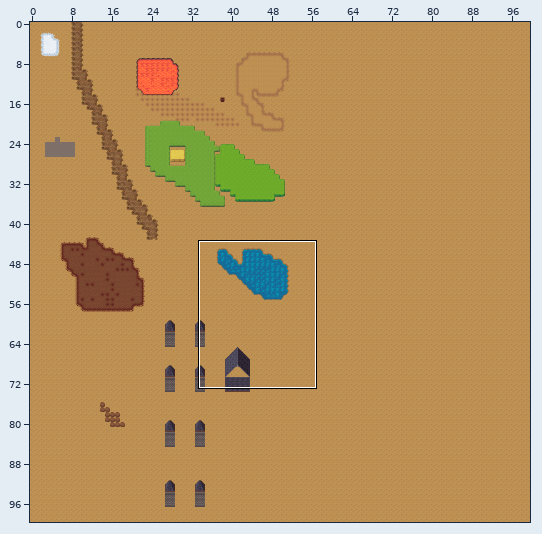
Two states of a Tiled map, data/maps/sample1.tmx. Above: a wide view before the commit, with the close-up outlined.
Close-up. As it was:
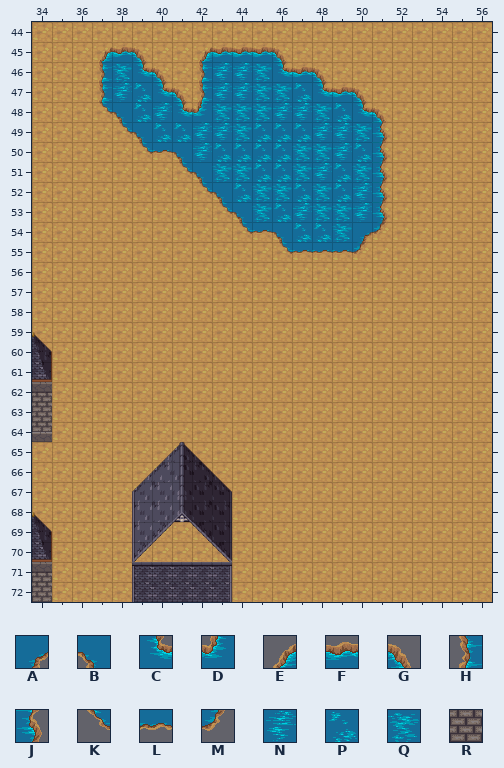
Cells are 32x32 px. Shown: x 34..56, y 44..72. The commit also changed other parts of the map, which this record leaves out.
Key: from "Terrain": A 28, B 29, C 60, D 61, E 91, F 92, G 93, H 123, J 125, K 155, L 156, M 157, N 187, P 188, Q 189; from "city_outside": R 255.
_ is an empty cell.
Layers that did not change in this view are not listed.
Layer "ground_2" before, first column x 34:
44 _______________________
45 ___EFG__EFFFG__________
46 ___HQCG_HNNQCFG________
47 ___HNPCGHNNQQPCFG______
48 ___KBPNCDQQQNNQPCG_____
49 ____KBPPNNQPPPNNQJ_____
50 _____KLBNPPPPQQNPJ_____
51 _______KBQQPPQNPQJ_____
52 ________KBPQQPQPNJ_____
53 _________KBQPNQQNJ_____
54 __________KLBPPQAM_____
55 ____________KLLLM______
56 _______________________
57 _______________________
58 _______________________
59 _______________________
60 _______________________
61 _______________________
62 _______________________
63 _______________________
64 _______________________
65 _______________________
66 _______________________
67 _______________________
68 _______________________
69 _______________________
70 _______________________
71 _______________________
72 _______________________
New version:
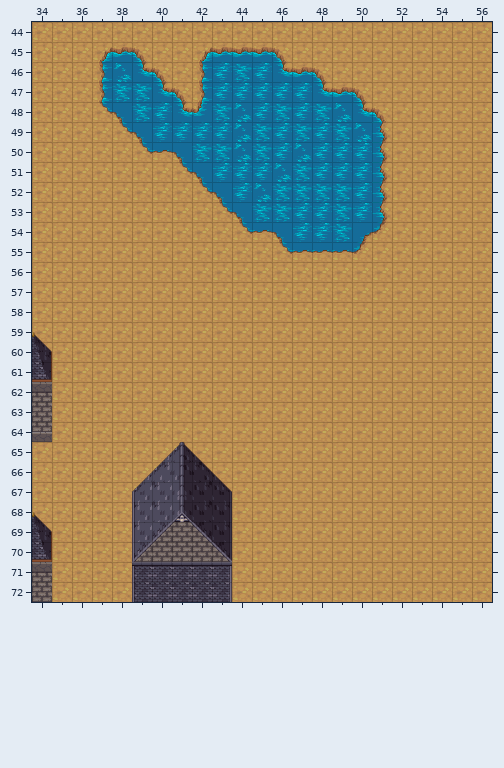
The exact change:
Layer "ground_2":
y 46: x 38 Q -> _; x 44..45 NQ -> __
y 47: x 38..39 NP -> __; x 45..47 QQP -> ___
y 48: x 39 P -> _; x 44..46 QQN -> ___
y 49: x 40..41 PP -> __; x 44..47 QPPP -> ____; x 49..50 NQ -> __
y 50: x 42..43 NP -> __; x 45..48 PPQQ -> ____; x 50 P -> _
y 51: x 43..45 QQP -> ___; x 49..50 PQ -> __
y 52: x 44..45 PQ -> __; x 47 P -> _; x 49 P -> _
y 53: x 46 P -> _; x 48 Q -> _
y 54: x 47..48 PP -> __
y 69: x 40..42 ___ -> RRR
y 70: x 39..43 _____ -> RRRRR
Layer "blocking":
y 46: x 38 _ -> P; x 44..45 __ -> QN
y 47: x 38..39 __ -> QQ; x 45..47 ___ -> NNN
y 48: x 39 _ -> Q; x 44..46 ___ -> PNQ
y 49: x 40..41 __ -> NN; x 44..47 ____ -> PQNQ; x 49..50 __ -> QP
y 50: x 42..43 __ -> QQ; x 45..48 ____ -> QNPN; x 50 _ -> N
y 51: x 43..45 ___ -> NNN; x 49..50 __ -> NN
y 52: x 44..45 __ -> NP; x 47 _ -> Q; x 49 _ -> Q
y 53: x 46 _ -> Q; x 48 _ -> N
y 54: x 47..48 __ -> NN
